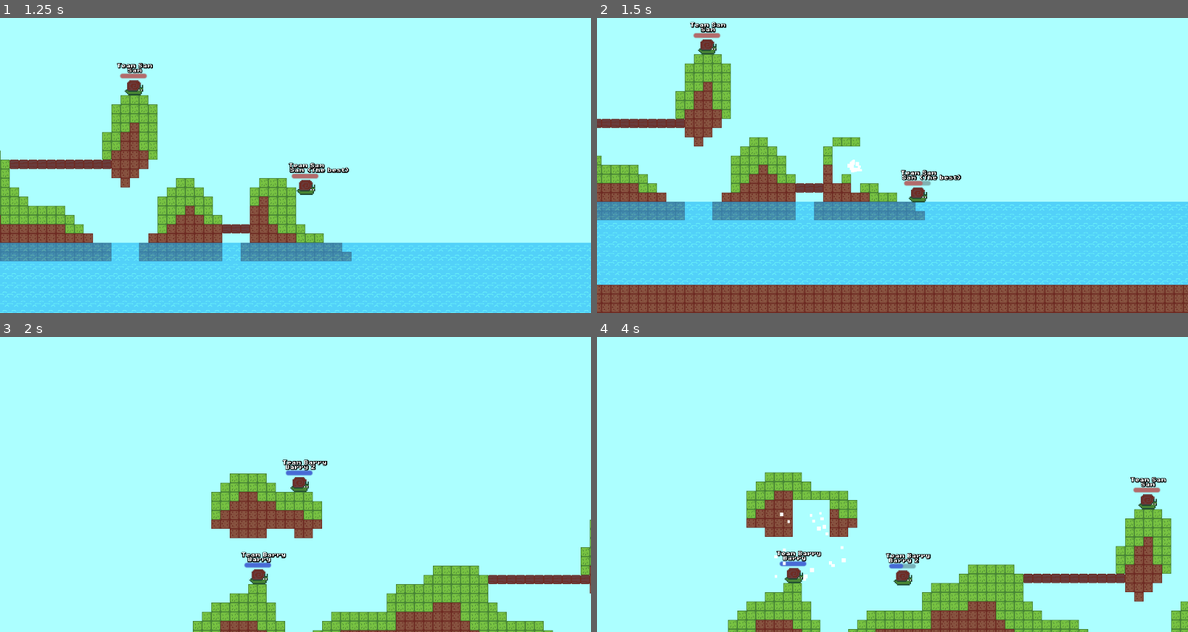
Above: before the commit, frames 1-4 (two rows, left to right).
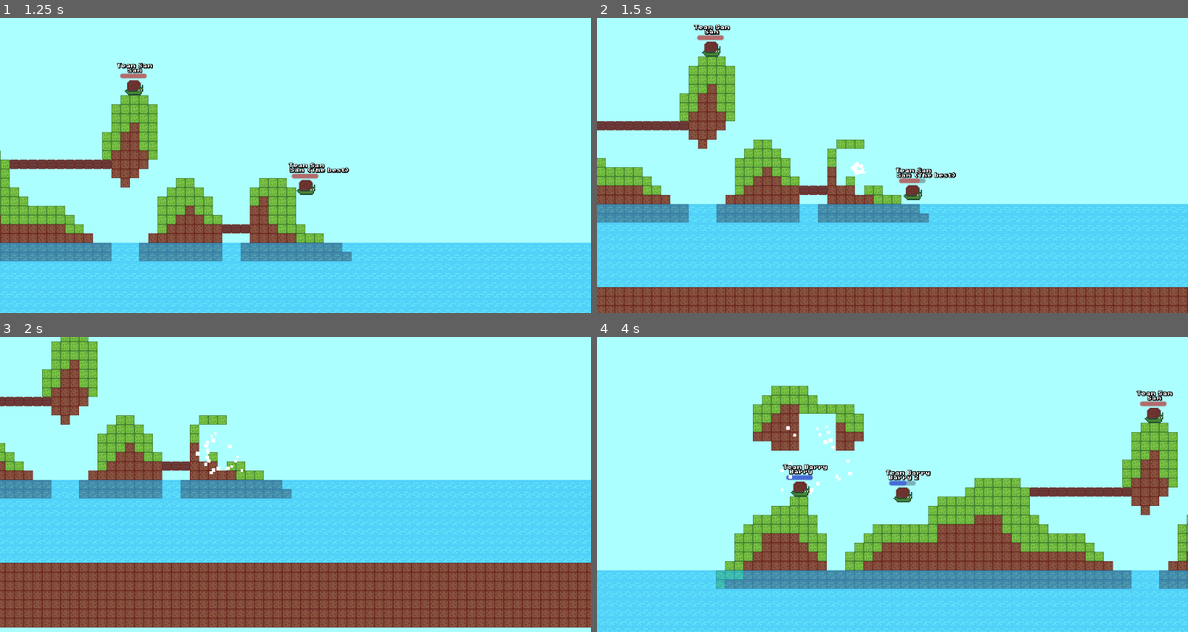
Above: after the commit, the same moments.

Repository: codingbanana21/Snail-Wars
Game: Godot game, scene res://scenes/game.tscn
Two runs of this game, one before a commit and one after it. Both use one fixed random seed, a clock stepped at 60 frames per second and the inputs below.
Inputs (mouse positions are in pixels of both pictures, inside the frame that each line leads up to):
- Up to frame 1 (1.25 s): tap Enter (skip) at 0.5 s; move the mouse to (425, 150) at 0.52 s; press the mouse at (425, 150) at 0.53 s; hold D (right) from 0.53 s (still down); tap W (jump) at 0.77 s
- Up to frame 2 (1.5 s): keep holding D (right); move the mouse to (774, 180) at 1.27 s; release the mouse at (774, 180) at 1.28 s; click (774, 180) at 1.35 s
- Up to frame 3 (2 s): keep holding D (right); tap W (jump) at 1.52 s
- Up to frame 4 (4 s): move the mouse to (951, 419) at 2.02 s; release D (right) at 2.03 s; press the mouse at (951, 419) at 2.03 s; hold A (left) 2.03-2.78 s; move the mouse to (862, 543) at 2.77 s; release the mouse at (862, 543) at 2.78 s; hold D (right) from 2.78 s (still down); click (862, 543) at 2.85 s; tap W (jump) at 3.02, 3.77 s; move the mouse to (1069, 528) at 3.52 s; press the mouse at (1069, 528) at 3.53 s

Frame 1 is identical in both runs. In frame 2, 14% of the frame differs, in the area x 0-100%, y 1-100%; in frame 3, 56%, in the area x 0-100%, y 0-100%; in frame 4, 42%.

Commit message:
Fix drill

Diff:
--- a/projectiles/bounce.tscn
+++ b/projectiles/bounce.tscn
@@ -4,5 +4,5 @@
 
 [node name="Bounce" unique_id=152536886 instance=ExtResource("1_6j0hb")]
 damage = 20
-knockback = 3500
+knockback = 2000
 explosion_size = 2
--- a/projectiles/drill.tscn
+++ b/projectiles/drill.tscn
@@ -3,7 +3,7 @@
 [ext_resource type="PackedScene" uid="uid://cubfm8w8o5obj" path="res://projectiles/projectile.tscn" id="1_d7knd"]
 
 [node name="Drill" unique_id=152536886 instance=ExtResource("1_d7knd")]
-damage = 20
-knockback = 1000
-explosion_size = 2
-hp = 4
+damage = 30
+knockback = 750
+explosion_accuracy = 2.0
+hp = 3
--- a/projectiles/super_drill.tscn
+++ b/projectiles/super_drill.tscn
@@ -3,7 +3,4 @@
 [ext_resource type="PackedScene" uid="uid://cubfm8w8o5obj" path="res://projectiles/projectile.tscn" id="1_tqrj2"]
 
 [node name="SuperDrill" unique_id=152536886 instance=ExtResource("1_tqrj2")]
-damage = 25
-explosion_size = 4
-explosion_accuracy = 5.0
 hp = 6
--- a/projectiles/super_rocket.tscn
+++ b/projectiles/super_rocket.tscn
@@ -4,6 +4,6 @@
 
 [node name="SuperRocket" unique_id=152536886 instance=ExtResource("1_iyp4x")]
 damage = 150
-knockback = 3000
+knockback = 1500
 explosion_size = 5
 explosion_accuracy = 8.0
--- a/scripts/player.gd
+++ b/scripts/player.gd
@@ -54,8 +54,10 @@
 				projectile_speed += 700.0 * delta
 
 			if (Input.is_action_just_released("click") or projectile_speed >= 1000) and next_player_timer.is_stopped():
-				var projectile: Projectile = load("res://projectiles/rocket.tscn").instantiate()
-				#var projectile: Projectile = load("res://projectiles/bounce.tscn").instantiate()
+				var projectile: Projectile
+				projectile = load("res://projectiles/rocket.tscn").instantiate()
+				#projectile = load("res://projectiles/drill.tscn").instantiate()
+
 				projectile.global_position = global_position
 				projectile.look_at(Globals.mouse_position)
 				projectile.speed = projectile_speed
--- a/scripts/projectile.gd
+++ b/scripts/projectile.gd
@@ -3,8 +3,8 @@
 
 @onready var hit_area: Area2D = $HitArea
 
-@export var damage: int = 80
-@export var knockback: int = 1500
+@export var damage: int = 60
+@export var knockback: int = 1000
 @export var explosion_size: int = 3
 @export var explosion_accuracy: float = 3
 @export var hp: int = 1
@@ -25,6 +25,8 @@
 
 	for body: Node2D in self.get_overlapping_bodies():
 		hit = true
+		if body is Player:
+			queue_free()
 
 	if hit:
 		var hit_particle: GPUParticles2D = load("res://scenes/hit_particle.tscn").instantiate()
@@ -48,7 +50,6 @@
 				body.velocity = -transform.x * hit_power * knockback
 
 		hp -= 1
-
 		if hp <= 0:
 			queue_free()
 
